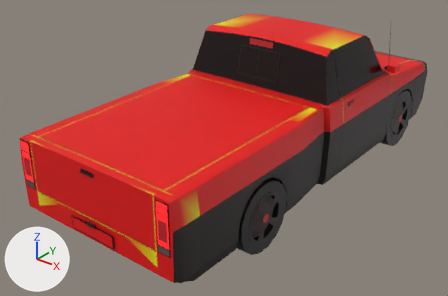
What one commit did to the glTF model assets/cars/p10_truck/body.glb.
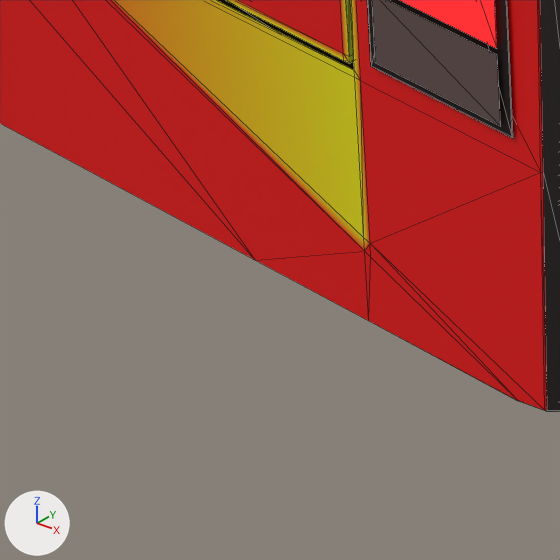
There are two pictures of each version: one whole from a camera (50 mm lens) standing at (3.7, -5.5, 3.42) and looking at (-0.22, -0.6, 0.39), one close up on the part from 28% to 39% of the width and 83% to 100% of the height. The lights are fixed; the arrows at lower left show +X, +Y and +Z. The last two pictures show the newer version. The close-ups show mesh edges as thin lines. Where no turn or scale is listed for an object, it has been applied to the vertices. Vertices at exactly the same position are counted once.

The first close-up shows 'body', 'lamp_block_r', 'reverse_r', 'tail_r', 'tailgate'.
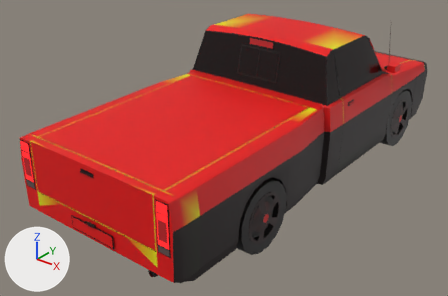
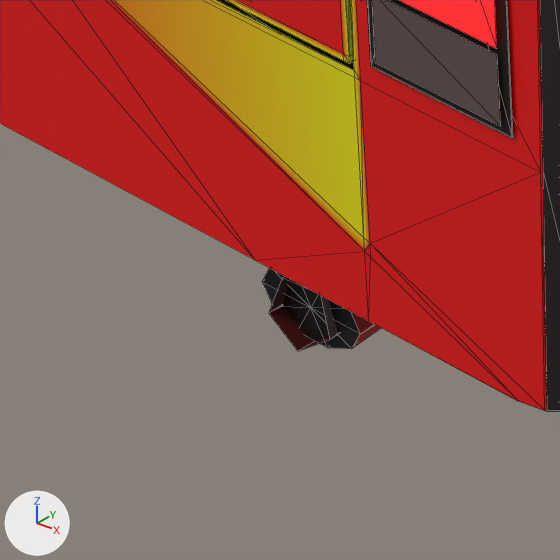
Edits to the bpy script that builds the scene:
```text
Change me_exhaust:
    used by ob_exhaust; location = (0.0, 0.0, 0.0)
    remove me_exhaust.from_pydata(...)  # 21 vertices, 30 faces; spans x 0.63..0.73, y -2.554..-2.304, z 0.271..0.329
    add me_exhaust.from_pydata(...)  # 21 vertices, 30 faces; spans x 0.63..0.73, y -2.654..-2.554, z 0.271..0.329
    me_exhaust part 1
    11 vertices are removed from x 0.63..0.73, y -2.304, z 0.271..0.329
    30 faces are deleted
    1 vertex is added at (0.68, -2.654, 0.3)
    10 new vertices lie (0.0, -0.1, 0.0) away from vertices in x 0.63..0.73, y -2.554, z 0.271..0.329
    20 new faces join them, mat_chrome
    10 new faces join them, mat_rubber
Change me_exhaust_pipe:
    used by ob_exhaust_pipe; location = (0.0, 0.0, 0.0)
    before: 45 (0.65, -2.32, 0.29), 46 (0.66, -2.31, 0.32), 47 (0.68, -2.32, 0.27), 49 (0.71, -2.31, 0.29)
    remove me_exhaust_pipe.from_pydata(...)  # 50 vertices, 50 faces; spans x 0.27..0.71, y -2.32..1.09, z 0.14..0.32
    add me_exhaust_pipe.from_pydata(...)  # 50 vertices, 50 faces; spans x 0.27..0.71, y -2.67..1.09, z 0.14..0.32
    me_exhaust_pipe part 2
    add for i in [45, 46, 47, 49]: me_exhaust_pipe.vertices[i].co += Vector((0.0, -0.35, 0.0))
    me_exhaust_pipe.vertices[36].co: (0.62, -2.03, 0.17) -> (0.62, -1.33, 0.17)
    me_exhaust_pipe.vertices[48].co: (0.7, -2.3, 0.32) -> (0.7, -2.66, 0.32)  # not seen -> pixel (320, 294)
    me_exhaust_pipe part 3
    me_exhaust_pipe.vertices[35].co: (0.62, -1.33, 0.17) -> (0.62, -2.03, 0.17)
    me_exhaust_pipe part 4: 5 kept faces spanning x 0.59..0.71, y -2.67..-2.02, z 0.19..0.32 get new vertex colours; the middle colour goes from red #c50000 to red #d50000
```

Where the change shows, as pixel boxes [x1, y1, x2, y2] in the close-ups (560 x 560 px; the box of a moved part takes in the faces that stretch with it):
'exhaust', reshaped (not visible before)
    after: [262, 268, 381, 349]
'exhaust_pipe', reshaped (not visible before)
    after: [269, 276, 338, 351]
part 2 of me_exhaust_pipe, moved or reshaped (not visible before)
    after: [269, 276, 338, 351]
part 3 of me_exhaust_pipe, moved or reshaped (not visible before)
    after: [269, 305, 315, 351]
part 4 of me_exhaust_pipe, recoloured
    after: [269, 276, 330, 351]
